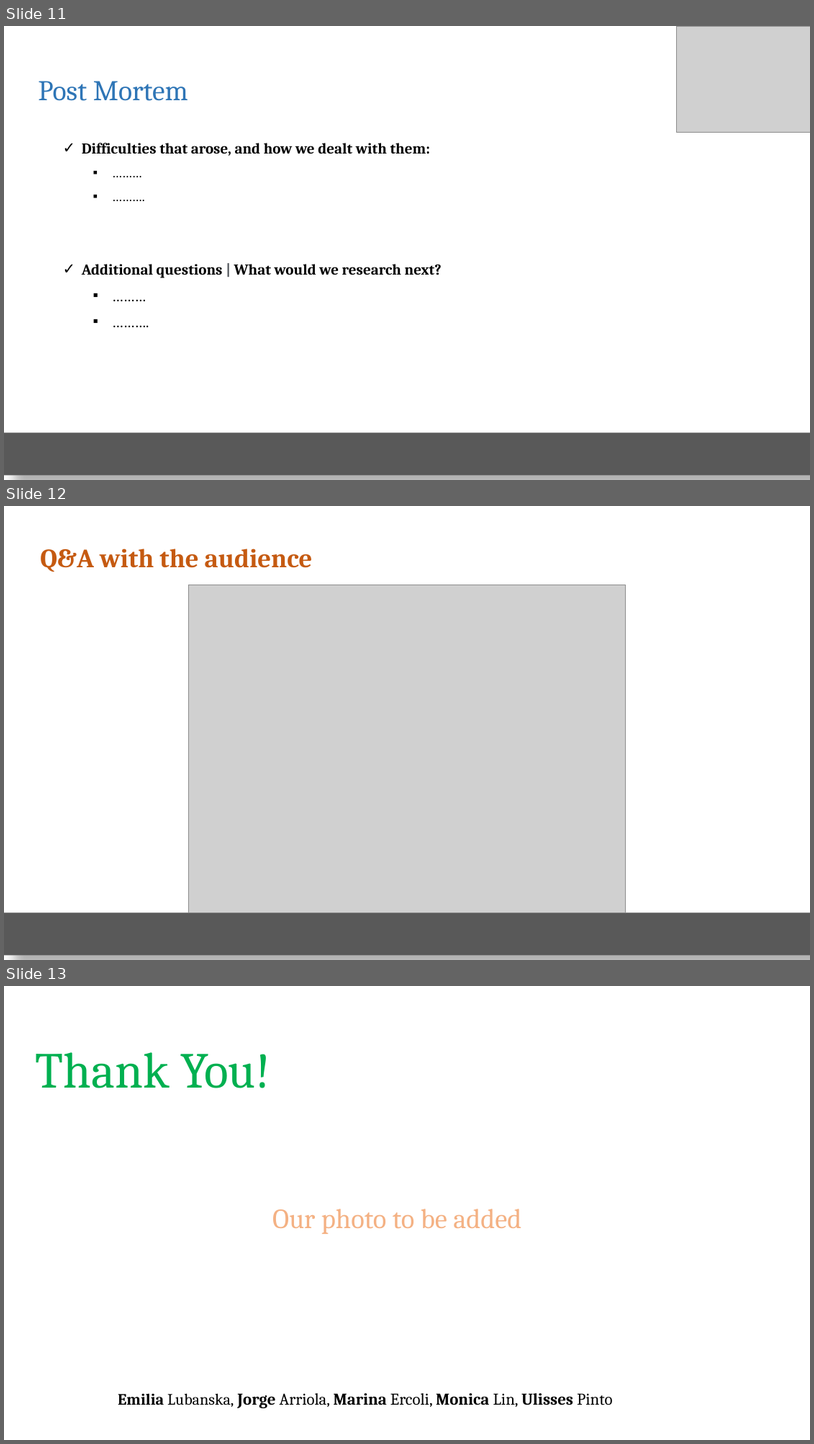
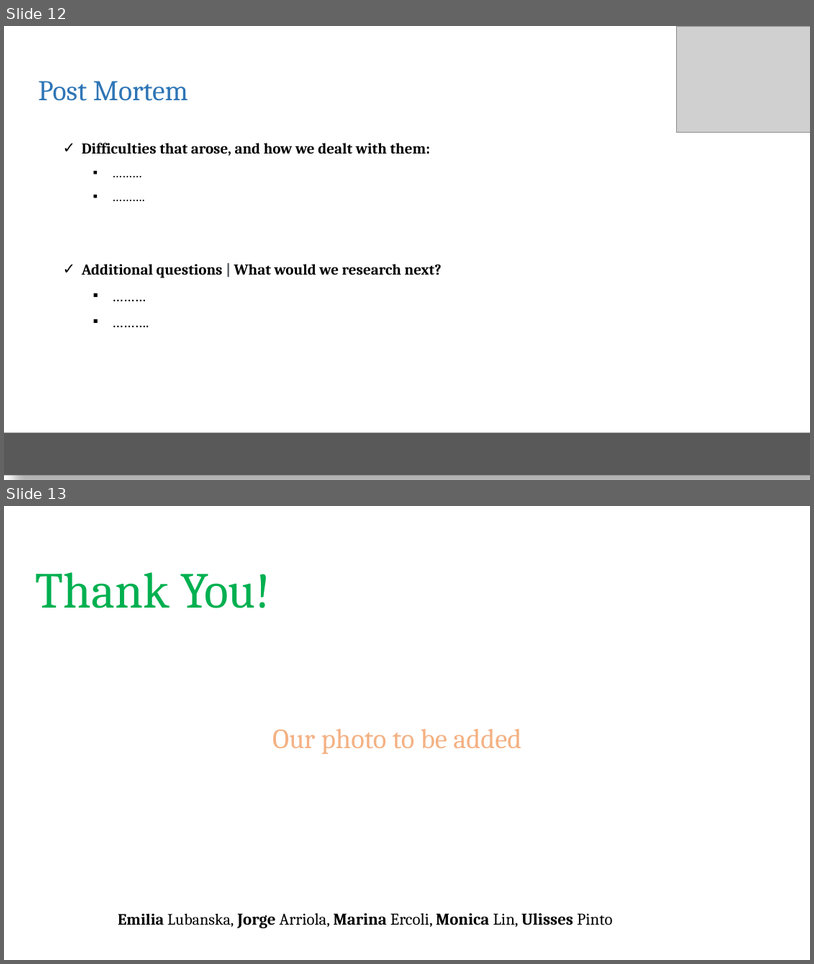
Before and after one commit to elubanska/GTA_real_estate_market, a slide deck: Presentation_proj_1/Real Estate Mkt.pptx. Shown one above the other, each under a label of ours: slides 11, 12 and 13 before the commit, slides 12 and 13 after it. The pictures are 814x1444 and 814x964 pixels, drawn with LibreOffice and Linux fonts; fonts in the diff are those of the drawing; grey boxes stand for pictures. Boxes give left, top, right and bottom in pixels: in the first picture for what was removed or moved away, otherwise in the second. Text is boxed around its words. In the diff, an @@ line names an element or a change of style, - is before the commit and + after.

```diff
--- a/Presentation_proj_1/Real Estate Mkt.pptx
+++ b/Presentation_proj_1/Real Estate Mkt.pptx
@@ slide 12 removed at bbox=[4, 506, 810, 960], background #FFFFFF @@
@@ text removed at bbox=[40, 548, 313, 572] @@
-  Q&A with the audience
@@ picture removed at bbox=[188, 584, 625, 913] @@
@@ rectangle removed at bbox=[4, 913, 810, 955] @@
@@ what was slide 11 is now slide 12 @@
```
Also in this commit, not shown: 2 slides changed, 6 slides added, 5 other slides removed, 2 other files.
